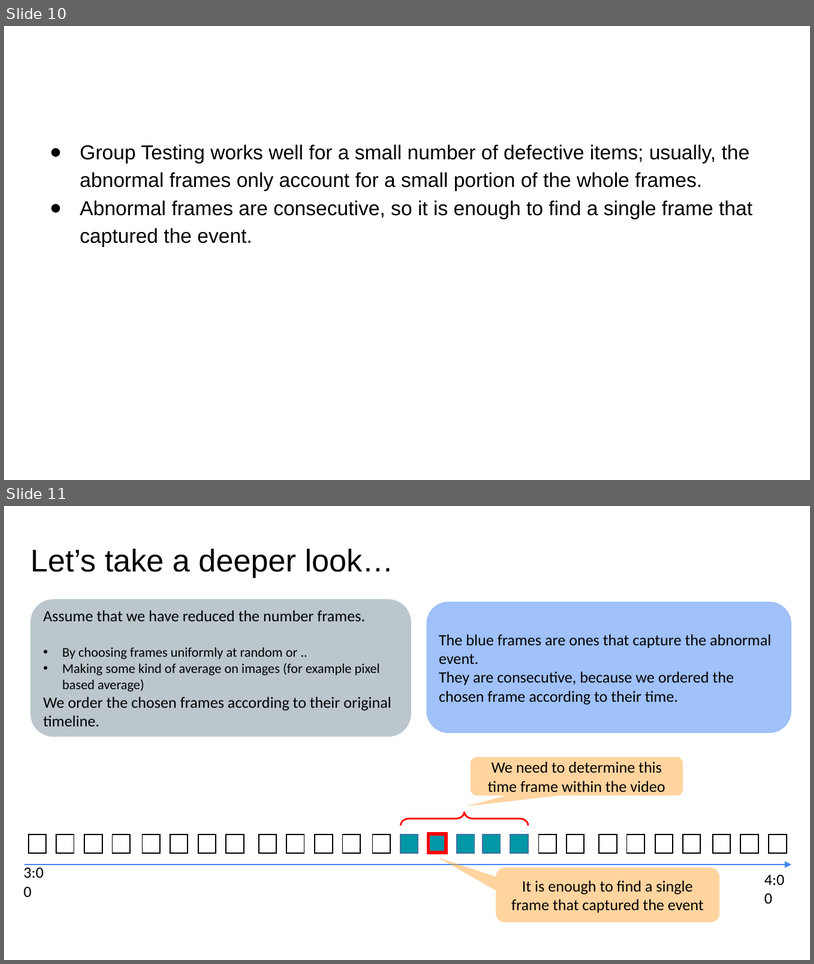
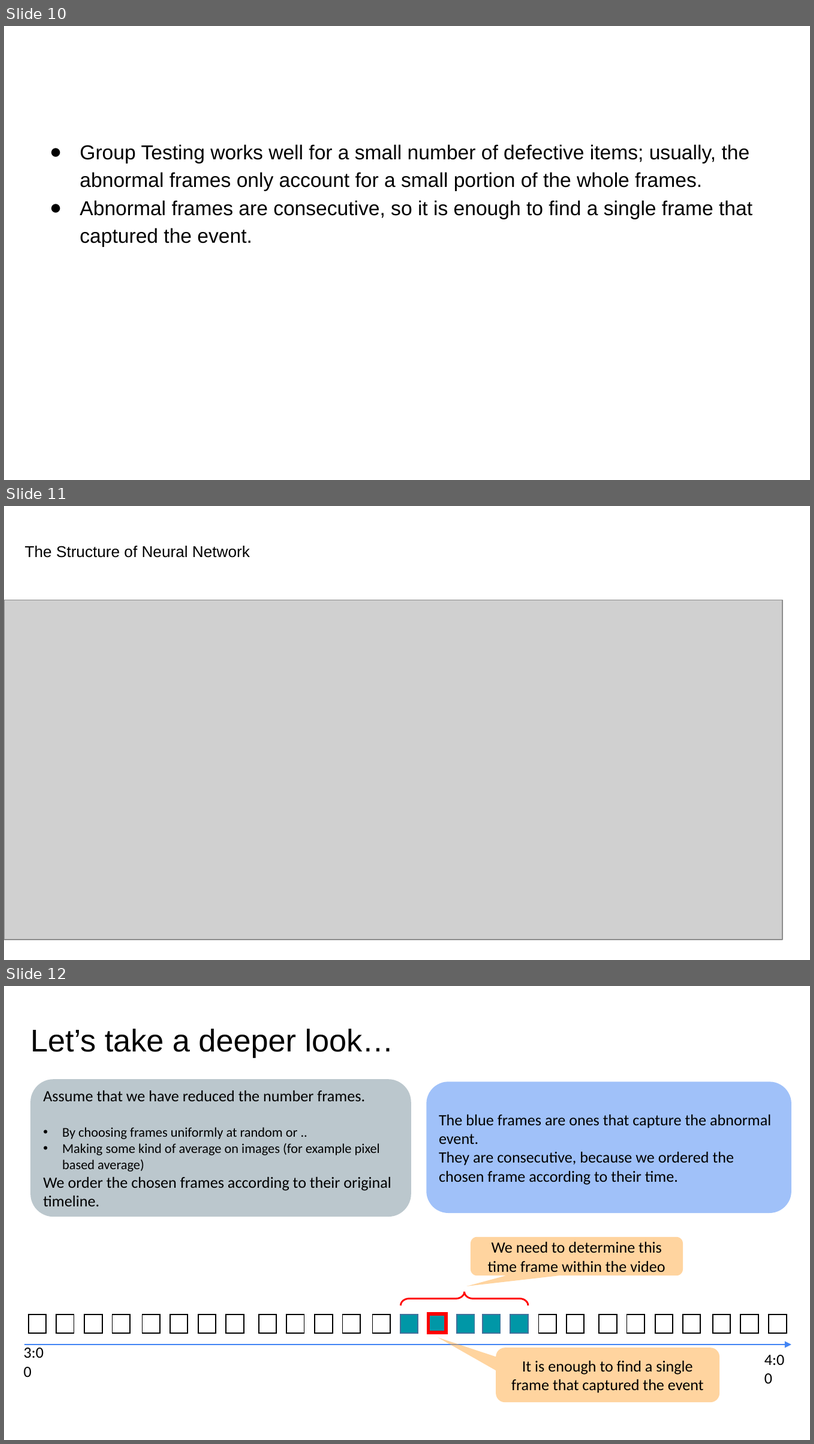
Before and after one commit to liliyawanttosleep/NeuralGroupTesting, a slide deck: Presentation/objective.pptx. Shown one above the other, each under a label of ours: slides 10 and 11 before the commit, slides 10, 11 and 12 after it. The pictures are 814x964 and 814x1444 pixels, drawn with LibreOffice and Linux fonts; fonts in the diff are those of the drawing; grey boxes stand for pictures. Boxes give left, top, right and bottom in pixels: in the first picture for what was removed or moved away, otherwise in the second. Text is boxed around its words. In the diff, an @@ line names an element or a change of style, - is before the commit and + after.

```diff
--- a/Presentation/objective.pptx
+++ b/Presentation/objective.pptx
@@ slide 11 added at bbox=[4, 506, 810, 960], background #FFFFFF @@
@@ text added at bbox=[25, 546, 250, 558], 14 pt, text #000000 @@
+The Structure of Neural Network
@@ picture added at bbox=[4, 600, 783, 940] @@
@@ what was slide 11 is now slide 12 @@
```
Also in this commit, not shown: 1 slide changed, 1 other slide added.
